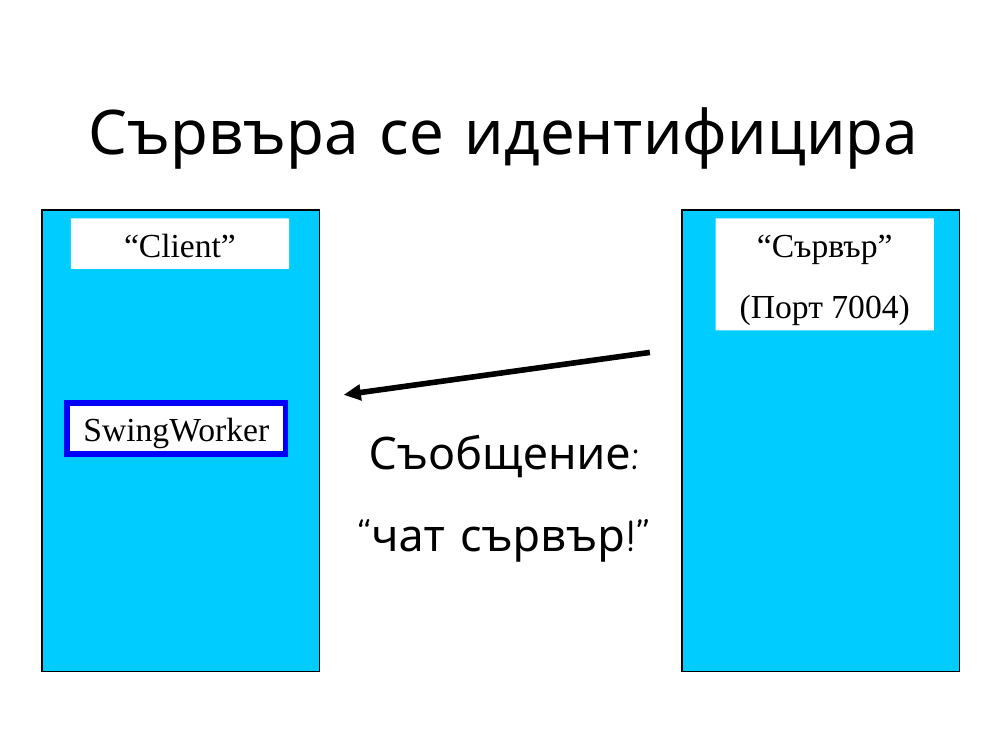
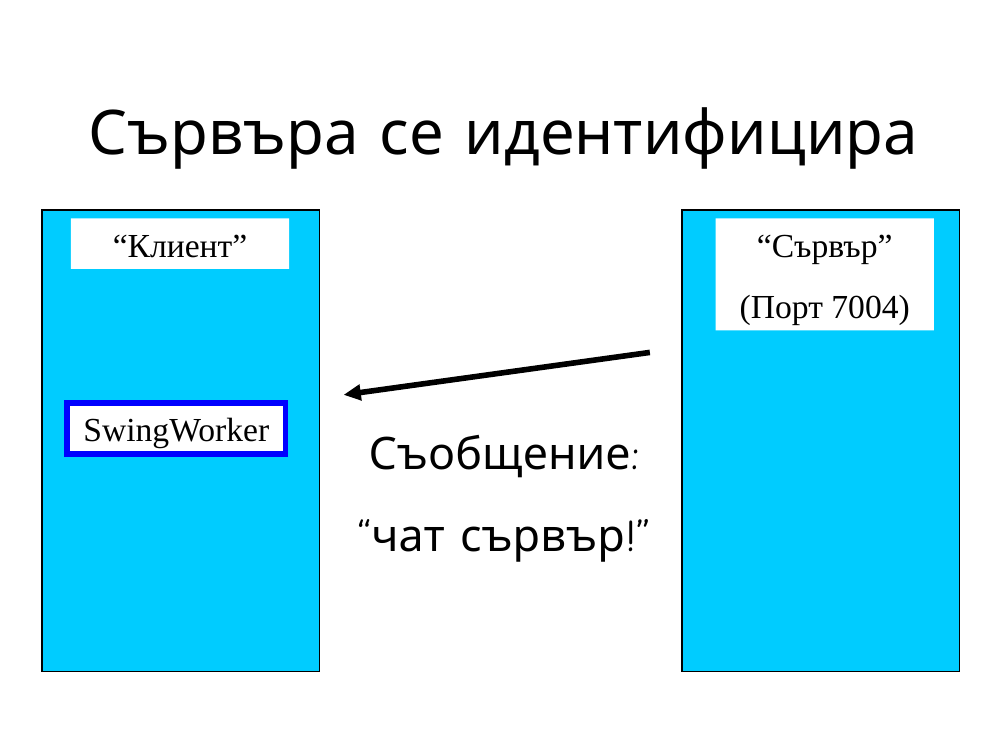
Before and after one commit to sukkw/java_course, a slide deck: slide 12 of ServerSide/chat.ppt (slide 14 before the commit). Drawn at 1008x756 pixels with LibreOffice and Linux fonts; fonts in the diff are those of the drawing; background and template pictures are left out. Boxes give left, top, right and bottom in pixels: in the first picture for what was removed or moved away, otherwise in the second. Text is boxed around its words. In the diff, an @@ line names an element or a change of style, - is before the commit and + after.

```diff
--- a/ServerSide/chat.ppt
+++ b/ServerSide/chat.ppt
@@ text in rectangle at (113, 234, 248, 258): text changed @@
-“Client”
+“Клиент”
```
Also in this commit, not shown: 1 other slide changed, 3 slides removed, 2 other files.
